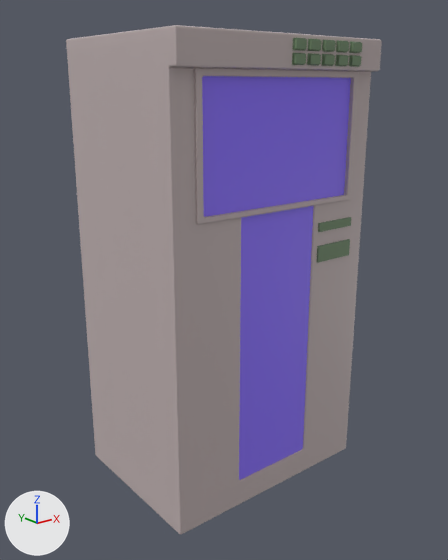
An edit to the FBX model RAW/AssetsRosa/SM_MagneticTape_01.fbx, drawn before and after from the same camera.
Camera for both pictures: a 50 mm camera at (-1.71, -2.16, 1.77) aimed at (-0.02, -0.04, 0.93). The axes (+X, +Y, +Z) are drawn at lower left. The lights are the same throughout. The picture after the commit comes second. Where no turn or scale is listed for an object, it has been applied to the vertices.
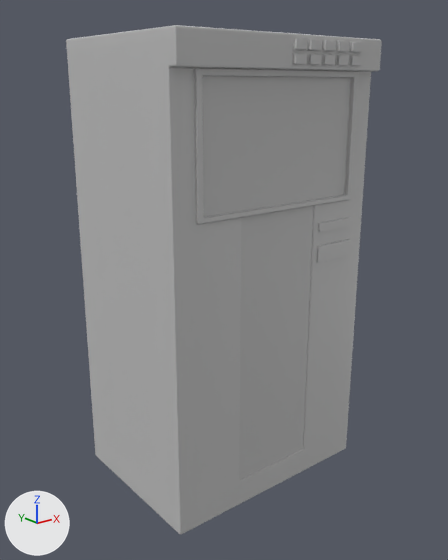
Patch to the scene script:
```diff
--- a/RAW/AssetsRosa/SM_MagneticTape_01.fbx.py
+++ b/RAW/AssetsRosa/SM_MagneticTape_01.fbx.py
@@ me_mesh_008 @@
 me_mesh_008.from_pydata(...)  # 68 vertices, 65 faces; spans x -0.0291..0.033, y -0.0327..-0.0089, z -0.0212..0.0212
-me_mesh_008.materials.append(mat_standardsurface2)  # greyish green #738b6c
+me_mesh_008.materials.append(mat_standardsurface1)  # light grey #c0c0c0
@@ me_mesh_006 @@
 me_mesh_006.from_pydata(...)  # 68 vertices, 65 faces; spans x -0.0291..0.033, y -0.0327..-0.0089, z -0.0212..0.0212
-me_mesh_006.materials.append(mat_standardsurface2)  # greyish green #738b6c
+me_mesh_006.materials.append(mat_standardsurface1)  # light grey #c0c0c0
@@ me_mesh_002 @@
 me_mesh_002.from_pydata(...)  # 68 vertices, 65 faces; spans x -0.0291..0.033, y -0.0327..-0.0089, z -0.0212..0.0212
-me_mesh_002.materials.append(mat_standardsurface2)  # greyish green #738b6c
+me_mesh_002.materials.append(mat_standardsurface1)  # light grey #c0c0c0
@@ me_mesh_014 @@
 me_mesh_014.from_pydata(...)  # 68 vertices, 65 faces; spans x -0.0291..0.033, y -0.0327..-0.0089, z -0.0212..0.0212
-me_mesh_014.materials.append(mat_standardsurface2)  # greyish green #738b6c
+me_mesh_014.materials.append(mat_standardsurface1)  # light grey #c0c0c0
@@ me_mesh_016 @@
 me_mesh_016.from_pydata(...)  # 8 vertices, 5 faces; spans x -0.102..0.102, y -0.005..0.005, z -0.036..0.036
-me_mesh_016.materials.append(mat_standardsurface2)  # greyish green #738b6c
+me_mesh_016.materials.append(mat_standardsurface1)  # light grey #c0c0c0
@@ me_mesh_001 @@
 me_mesh_001.from_pydata(...)  # 68 vertices, 65 faces; spans x -0.0291..0.033, y -0.0327..-0.0089, z -0.0212..0.0212
-me_mesh_001.materials.append(mat_standardsurface2)  # greyish green #738b6c
+me_mesh_001.materials.append(mat_standardsurface1)  # light grey #c0c0c0
@@ me_mesh_013 @@
 me_mesh_013.from_pydata(...)  # 68 vertices, 65 faces; spans x -0.0291..0.033, y -0.0327..-0.0089, z -0.0212..0.0212
-me_mesh_013.materials.append(mat_standardsurface2)  # greyish green #738b6c
+me_mesh_013.materials.append(mat_standardsurface1)  # light grey #c0c0c0
@@ me_mesh_005 @@
 me_mesh_005.from_pydata(...)  # 68 vertices, 65 faces; spans x -0.0291..0.033, y -0.0327..-0.0089, z -0.0212..0.0212
-me_mesh_005.materials.append(mat_standardsurface2)  # greyish green #738b6c
+me_mesh_005.materials.append(mat_standardsurface1)  # light grey #c0c0c0
@@ me_mesh_018 @@
 me_mesh_018.from_pydata(...)  # 10 vertices, 4 faces; spans x -0.41..0.41, y 0.0, z -1.44..0.27
-me_mesh_018.materials.append(mat_lambert2)  # blue #8c72ff
+me_mesh_018.materials.append(mat_lambert1)  # grey #bcbcbc
@@ me_mesh_003 @@
 me_mesh_003.from_pydata(...)  # 68 vertices, 65 faces; spans x -0.0291..0.033, y -0.0327..-0.0089, z -0.0212..0.0212
-me_mesh_003.materials.append(mat_standardsurface2)  # greyish green #738b6c
+me_mesh_003.materials.append(mat_standardsurface1)  # light grey #c0c0c0
@@ me_mesh_004 @@
 me_mesh_004.from_pydata(...)  # 68 vertices, 65 faces; spans x -0.0291..0.033, y -0.0327..-0.0089, z -0.0212..0.0212
-me_mesh_004.materials.append(mat_standardsurface2)  # greyish green #738b6c
+me_mesh_004.materials.append(mat_standardsurface1)  # light grey #c0c0c0
@@ me_mesh_015 @@
 me_mesh_015.from_pydata(...)  # 8 vertices, 5 faces; spans x -0.102..0.102, y -0.005..0.005, z -0.019..0.019
-me_mesh_015.materials.append(mat_standardsurface2)  # greyish green #738b6c
+me_mesh_015.materials.append(mat_standardsurface1)  # light grey #c0c0c0
@@ me_mesh_012 @@
 me_mesh_012.from_pydata(...)  # 68 vertices, 65 faces; spans x -0.0291..0.033, y -0.0327..-0.0089, z -0.0212..0.0212
-me_mesh_012.materials.append(mat_standardsurface2)  # greyish green #738b6c
+me_mesh_012.materials.append(mat_standardsurface1)  # light grey #c0c0c0
```

What differs and where, as boxes (x1, y1, x2, y2) in the pictures (448 x 560 px):
'pCube222', recoloured (blue to grey): (202, 76, 351, 480) in both
'pCube220', recoloured (greyish green to light grey): (317, 239, 350, 263) in both
'pCube219', recoloured (greyish green to light grey): (318, 217, 351, 232) in both
'pCube217', recoloured (greyish green to light grey): (293, 38, 307, 51) in both
'pCube218', recoloured (greyish green to light grey): (292, 53, 306, 65) in both
'pCube216', recoloured (greyish green to light grey): (307, 53, 321, 66) in both
'pCube215', recoloured (greyish green to light grey): (308, 39, 322, 51) in both
'pCube213', recoloured (greyish green to light grey): (322, 40, 336, 52) in both
'pCube214', recoloured (greyish green to light grey): (322, 54, 335, 66) in both
'pCube211', recoloured: (336, 40, 349, 53) in both
'pCube210', recoloured: (349, 55, 362, 67) in both
'pCube209', recoloured: (349, 41, 362, 53) in both
'pCube212', recoloured: (335, 55, 349, 66) in both
